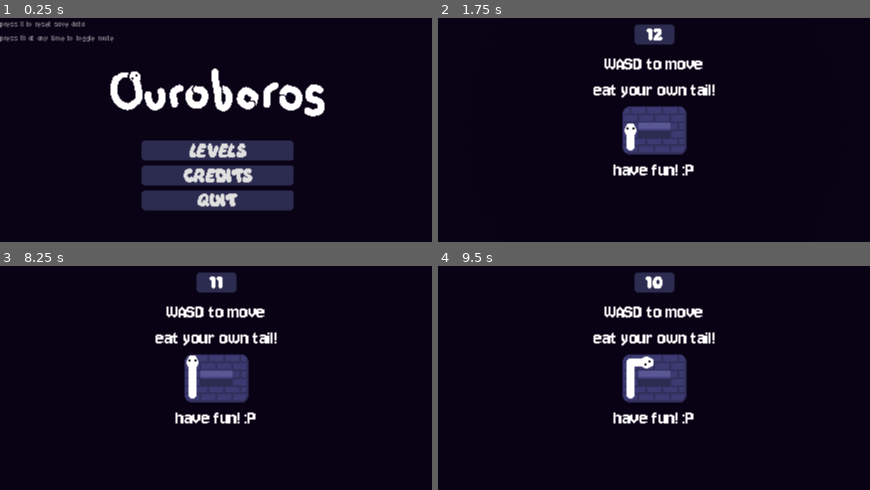
Above: before the commit, frames 1-4 (two rows, left to right).
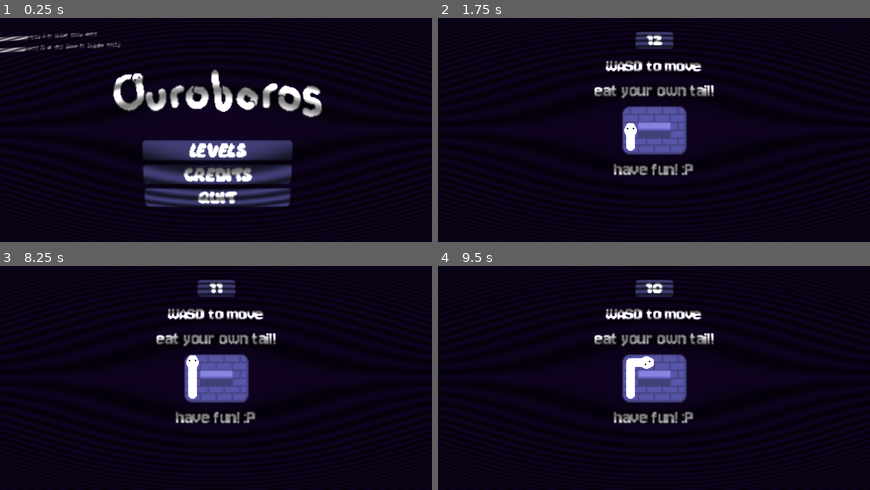
Above: after the commit, the same moments.

Repository: Evelyn-is-eepy/12dt-1---ouroborus
Game: Godot game, scene res://Scenes/main_menu.tscn
The game is run twice, just before and just after one commit, with the same random seed, the same clock (stepped at 60 frames per second) and the same inputs.
Inputs (mouse positions are in pixels of both pictures, inside the frame that each line leads up to):
- Up to frame 1 (0.25 s): no input
- Up to frame 2 (1.75 s): click "LEVELS" at 0.5 s; click "1" at 1.25 s
- Up to frame 3 (8.25 s): tap one key every 0.75 s from 2 s: Enter R (restart) X (reset save) R (restart) X (reset save) R (restart); move the mouse to (311, 366) at 2.02 s; hold D (move_right) 2.03-2.78 s; move the mouse to (129, 389) at 2.77 s; hold S (move_down) 2.78-3.53 s; move the mouse to (259, 328) at 3.52 s; hold D (move_right) 3.53-4.28 s; move the mouse to (194, 422) at 4.27 s; hold W (move_up) 4.28-5.03 s; move the mouse to (345, 411) at 5.02 s; hold A (move_left) 5.03-6.53 s; move the mouse to (86, 344) at 5.77 s; move the mouse to (237, 378) at 6.52 s; hold S (move_down) 6.53-7.28 s; move the mouse to (151, 322) at 7.27 s; hold D (move_right) 7.28-8.03 s; move the mouse to (311, 366) at 8.02 s; hold W (move_up) from 8.03 s (still down)
- Up to frame 4 (9.5 s): move the mouse to (567, 389) at 8.77 s; release W (move_up) at 8.78 s; hold D (move_right) from 8.78 s (still down)

The runs differ from the first frame. In frame 1, 11% of the frame differs, in the area x 0-76%, y 1-87%; in frame 2, 6.2%; in frame 3, 6.1%; in frame 4, 6.0%.

Commit message:
added CRT effect

Diff:
--- a/Assets/Shaders/crt_shader.gdshader
+++ b/Assets/Shaders/crt_shader.gdshader
@@ -1,14 +1,18 @@
 shader_type canvas_item;
 
-void vertex() {
-	// Called for every vertex the material is visible on.
-}
+uniform sampler2D screen_texture: hint_screen_texture, filter_nearest, repeat_disable;
+uniform float warp_amount : hint_range(0.0, 0.5) = 0.05;
 
 void fragment() {
-	// Called for every pixel the material is visible on.
+	vec2 screen_pixels = vec2(432, 224);
+	// Called for every pixel the material is visible on
+	// Distort uv
+	vec2 uv = SCREEN_UV;
+	vec2 delta = SCREEN_UV - vec2(0.5, 0.5);
+	float warp_factor = dot(delta, delta) * warp_amount;
+	uv += delta * warp_factor;
+	// Add scanlines
+	float scanline_darkening = (-1.0 * cos(screen_pixels.y * 2.0 * PI * (uv.y))) * 0.5 + 1.0;
+	COLOR = texture(screen_texture, uv, 0.0) * scanline_darkening;
+	COLOR.a = 1.0;
 }
-
-//void light() {
-//	// Called for every pixel for every light affecting the CanvasItem.
-//	// Uncomment to replace the default light processing function with this one.
-//}
--- a/Assets/transition_shader_material.tres
+++ b/Assets/transition_shader_material.tres
@@ -1,6 +1,6 @@
 [gd_resource type="ShaderMaterial" format=3 uid="uid://bbr1rham2yl3k"]
 
-[ext_resource type="Shader" uid="uid://dw06yhfs4v6fo" path="res://Assets/transition_shader.gdshader" id="1_52oxh"]
+[ext_resource type="Shader" uid="uid://dw06yhfs4v6fo" path="res://Assets/Shaders/transition_shader.gdshader" id="1_52oxh"]
 [ext_resource type="Texture2D" uid="uid://cx6w757sl3tqa" path="res://Assets/screentransitiontexture.png" id="2_ukn16"]
 
 [resource]
--- /dev/null
+++ b/Scenes/crt_effect_layer.tscn
@@ -0,0 +1,19 @@
+[gd_scene format=3 uid="uid://ds1lx2poh063m"]
+
+[ext_resource type="Shader" uid="uid://b0qudhxi5w0av" path="res://Assets/Shaders/crt_shader.gdshader" id="2_5qhkh"]
+
+[sub_resource type="ShaderMaterial" id="ShaderMaterial_g8xu7"]
+shader = ExtResource("2_5qhkh")
+shader_parameter/warp_amount = 0.386000018335
+
+[node name="CrtEffect" type="CanvasLayer" unique_id=1815727237]
+layer = 3
+
+[node name="ColorRect2" type="ColorRect" parent="." unique_id=2109712074]
+material = SubResource("ShaderMaterial_g8xu7")
+anchors_preset = 15
+anchor_right = 1.0
+anchor_bottom = 1.0
+grow_horizontal = 2
+grow_vertical = 2
+mouse_filter = 2
--- a/Scenes/effects_layer.tscn
+++ b/Scenes/pixel_effect_layer.tscn
@@ -2,14 +2,14 @@
 
 [ext_resource type="Shader" uid="uid://dsk7nkgavfyrg" path="res://Assets/Shaders/pixel_shader.gdshader" id="1_kuxrq"]
 
-[sub_resource type="ShaderMaterial" id="ShaderMaterial_g8xu7"]
+[sub_resource type="ShaderMaterial" id="ShaderMaterial_rxtgf"]
 shader = ExtResource("1_kuxrq")
 
-[node name="EffectsLayer" type="CanvasLayer" unique_id=1815727237]
+[node name="PixelEffect" type="CanvasLayer" unique_id=1815727237]
 layer = 2
 
 [node name="ColorRect" type="ColorRect" parent="." unique_id=1628514729]
-material = SubResource("ShaderMaterial_g8xu7")
+material = SubResource("ShaderMaterial_rxtgf")
 anchors_preset = 15
 anchor_right = 1.0
 anchor_bottom = 1.0
--- a/project.godot
+++ b/project.godot
@@ -27,7 +27,8 @@
 Global="*uid://cfs8w46xspv2c"
 TransitionLayer="*uid://di4m2j6og3u4e"
 MusicPlayer="*uid://ck8w8cxgqr0nl"
-EffectsLayer="*uid://dr2lq4l1pacgp"
+PixelEffect="*uid://dr2lq4l1pacgp"
+CrtEffect="*uid://ds1lx2poh063m"
 
 [display]
 
Renamed: Assets/transition_shader.gdshader -> Assets/Shaders/transition_shader.gdshader
Renamed: Assets/transition_shader.gdshader.uid -> Assets/Shaders/transition_shader.gdshader.uid
